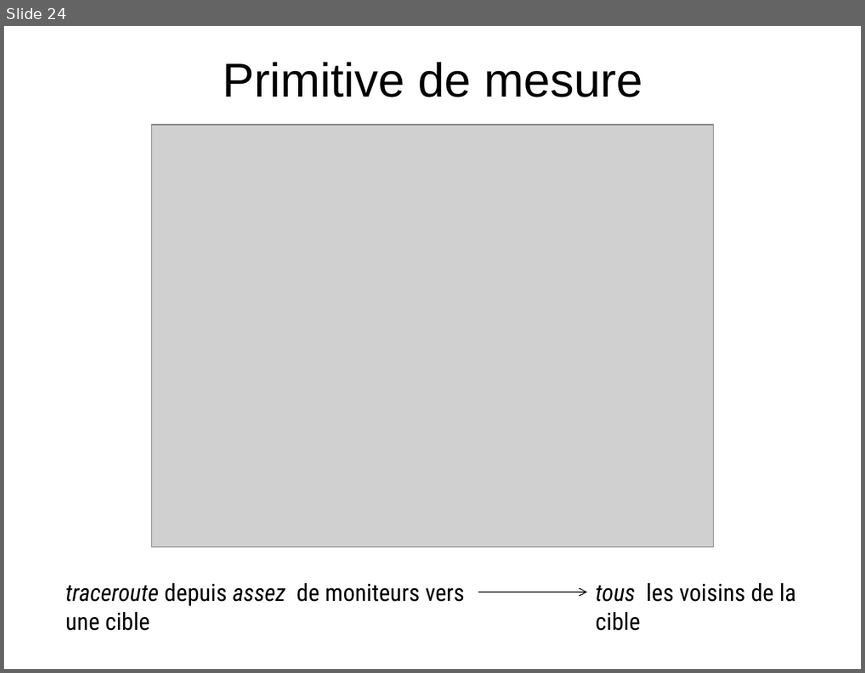
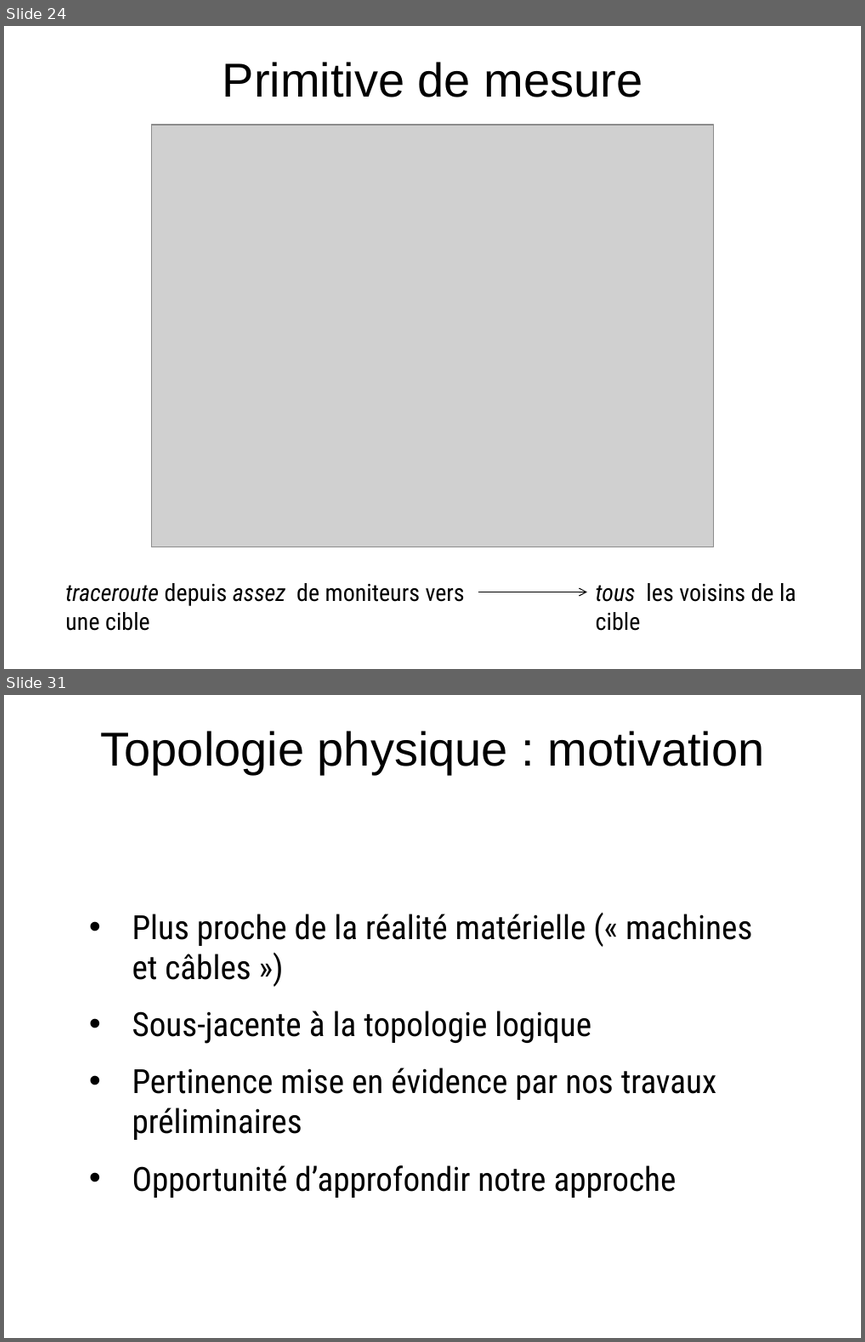
Before and after one commit to elierotenberg/my-thesis, a slide deck: slides.pptx. Shown one above the other, each under a label of ours: slide 24 before the commit, slides 24 and 31 after it; the slides between them are not shown. The pictures are 865x673 and 865x1342 pixels, drawn with LibreOffice and Linux fonts; fonts in the diff are those of the drawing; grey boxes stand for pictures. Boxes give left, top, right and bottom in pixels: in the first picture for what was removed or moved away, otherwise in the second. Text is boxed around its words. In the diff, an @@ line names an element or a change of style, - is before the commit and + after.

```diff
--- a/slides.pptx
+++ b/slides.pptx
@@ slide 31 added at [4,695,861,1338], background #FFFFFF @@
@@ title added at [101,731,764,774], 40 pt, text #000000 @@
+Topologie physique : motivation
@@ text added at [132,913,752,1197], 28 pt, text #000000 @@
+• Plus proche de la réalité matérielle (« machines et câbles »)
+• Sous-jacente à la topologie logique
+• Pertinence mise en évidence par nos travaux préliminaires
+• Opportunité d’approfondir notre approche
```
Also in this commit, not shown: 2 slides changed, 25 other slides added, 4 other files.
